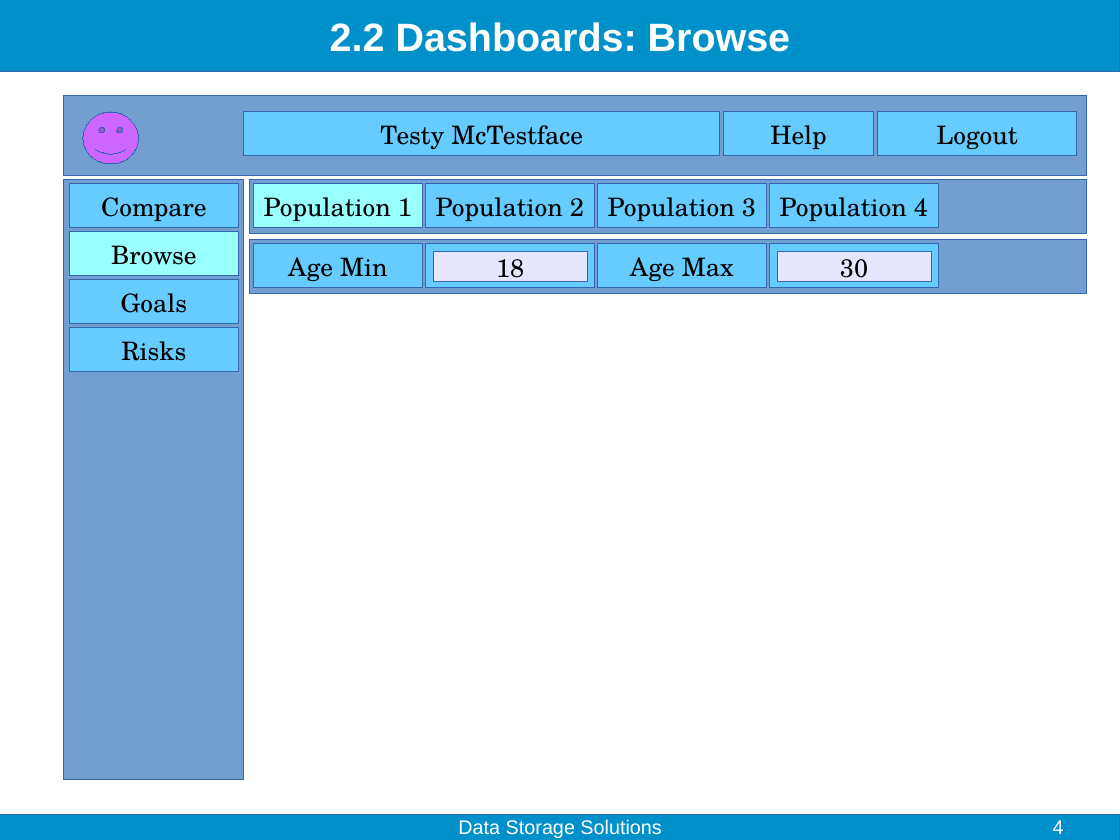
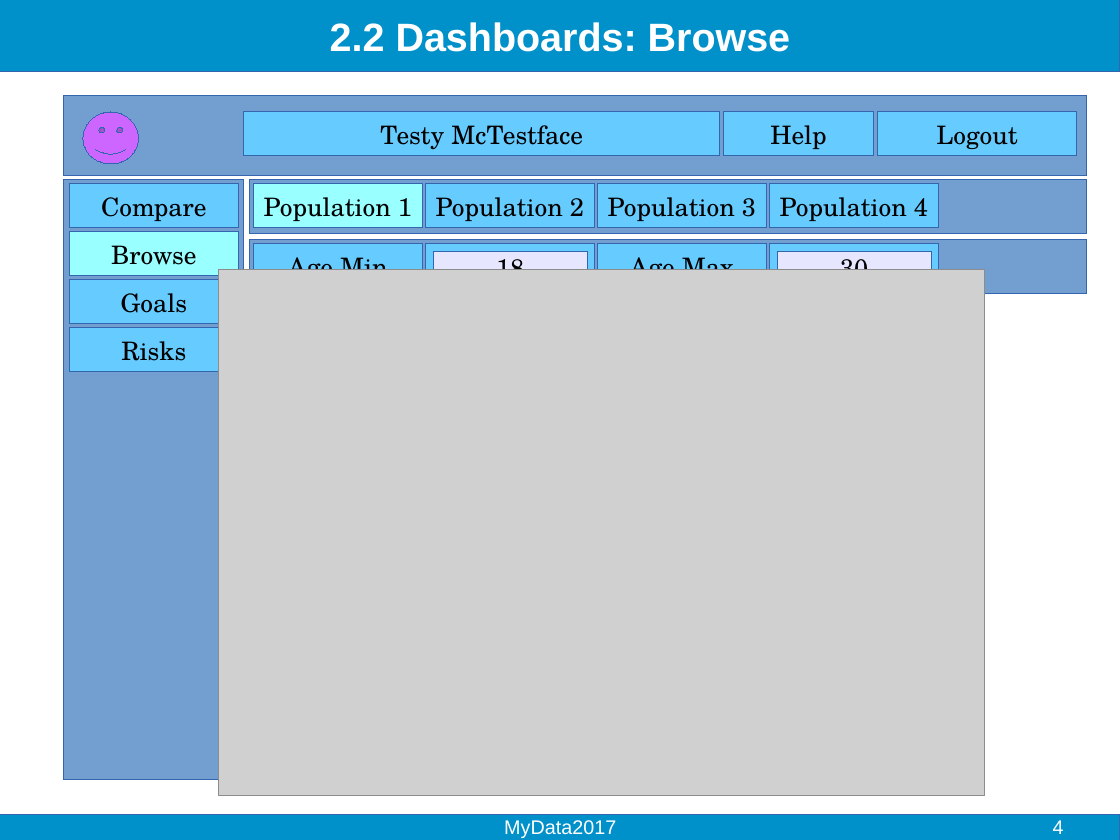
Before and after one commit to Gulfa/mydata_hackathon, a slide deck: slide 4 of Slides.odp. Drawn at 1120x840 pixels with LibreOffice and Linux fonts; fonts in the diff are those of the drawing; grey boxes stand for pictures. Boxes give left, top, right and bottom in pixels: in the first picture for what was removed or moved away, otherwise in the second. Text is boxed around its words. In the diff, an @@ line names an element or a change of style, - is before the commit and + after.

```diff
--- a/Slides.odp
+++ b/Slides.odp
@@ picture added at <box>219,269,985,796</box> @@
@@ text at <box>504,820,616,838</box>: text changed @@
-Data Storage Solutions
+MyData2017
```
Also in this commit, not shown: 5 other slides changed, 1 slide added.
